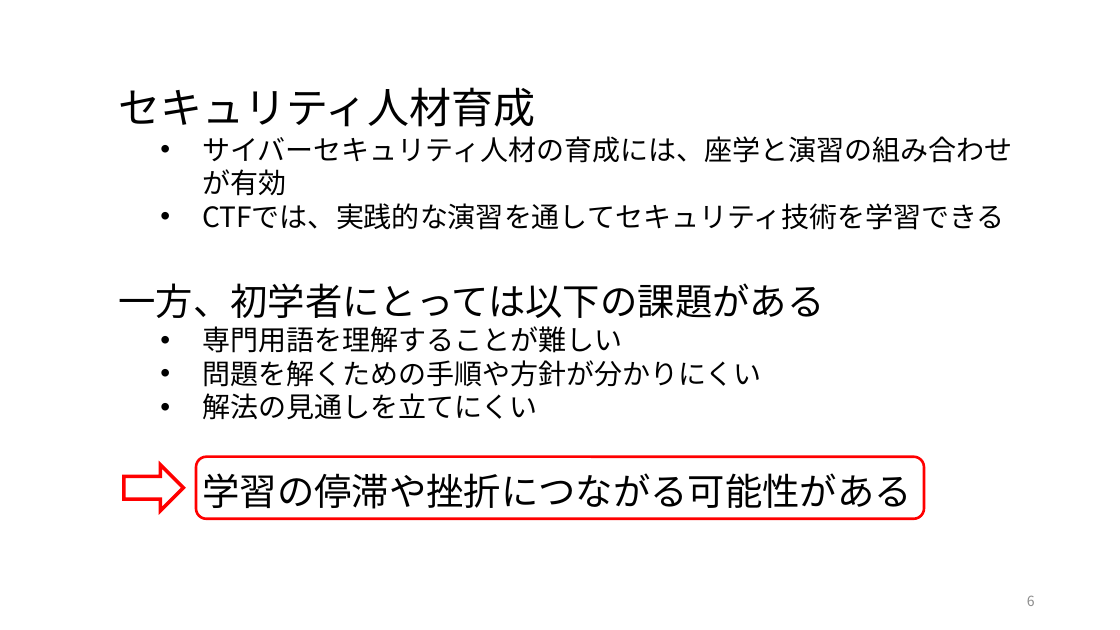
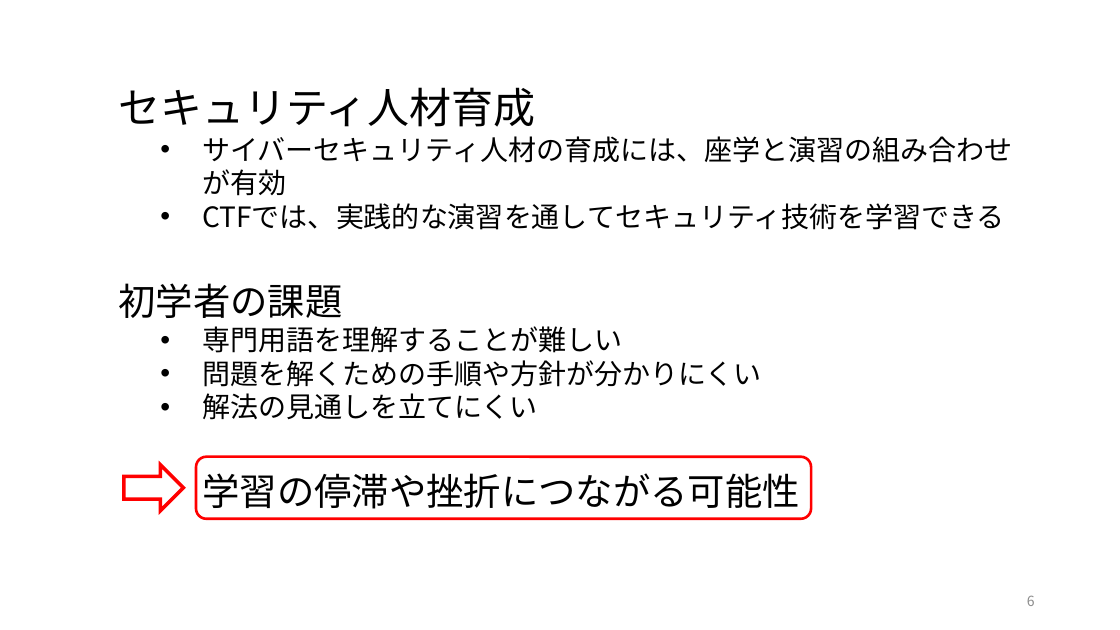
Before and after one commit to kuwaChang/kuwaCTF, a slide deck: slide 6 of 2026-07-15-j123109-桑原光太朗.pptx. Drawn at 1120x630 pixels with LibreOffice and Linux fonts; fonts in the diff are those of the drawing. Boxes give left, top, right and bottom in pixels: in the first picture for what was removed or moved away, otherwise in the second. Text is boxed around its words. In the diff, an @@ line names an element or a change of style, - is before the commit and + after.

```diff
--- a/2026-07-15-j123109-桑原光太朗.pptx
+++ b/2026-07-15-j123109-桑原光太朗.pptx
@@ text at (118,283,342,318): text changed @@
-一方、初学者にとっては以下の課題がある
+初学者の課題
@@ rounded rectangle: place and size @@
-rounded rectangle at (196,457,924,519)
+rounded rectangle at (196,457,811,519)
@@ text at (202,473,800,509): text changed @@
-学習の停滞や挫折につながる可能性がある
+学習の停滞や挫折につながる可能性
```
Also in this commit, not shown: 4 other slides changed, 18 other files.
